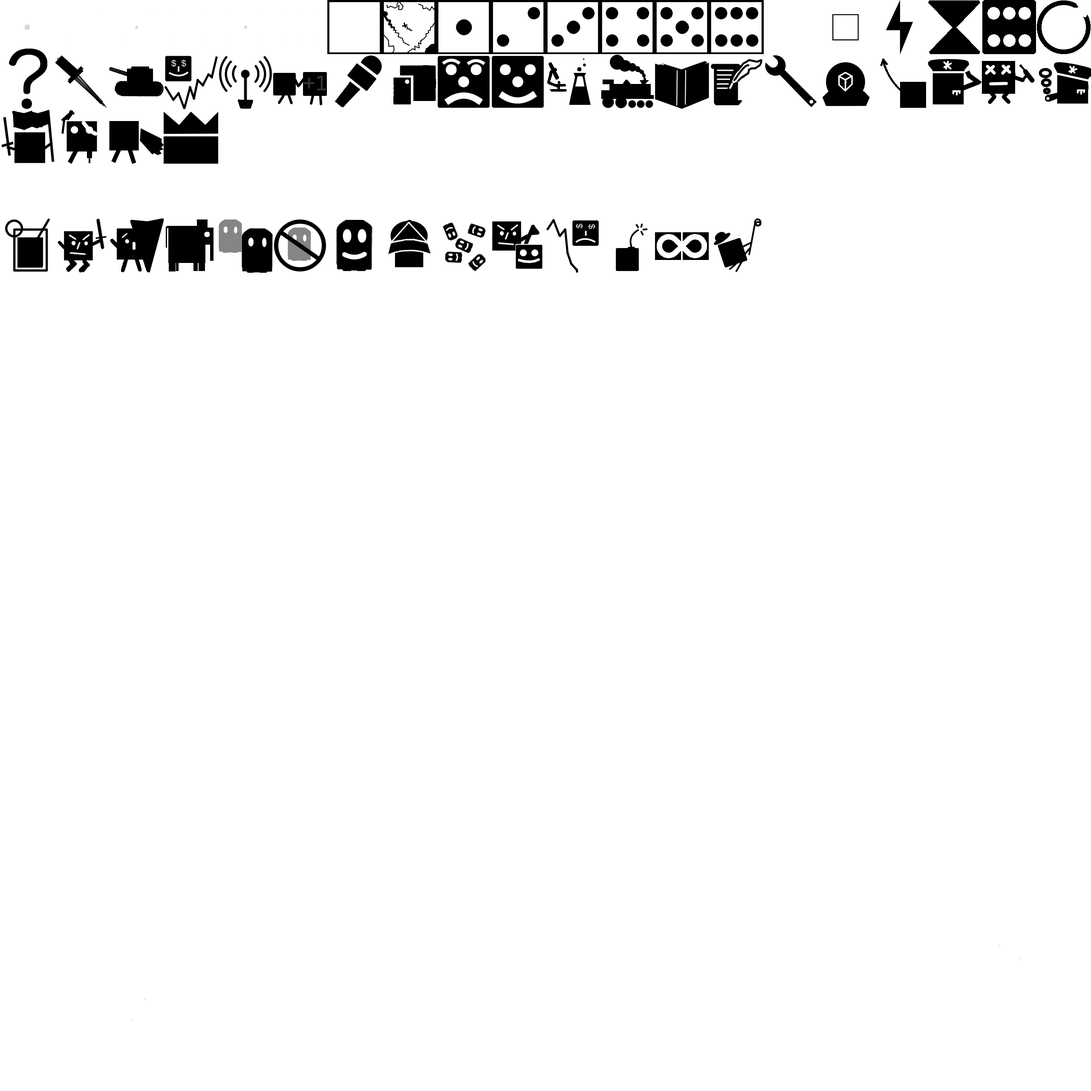
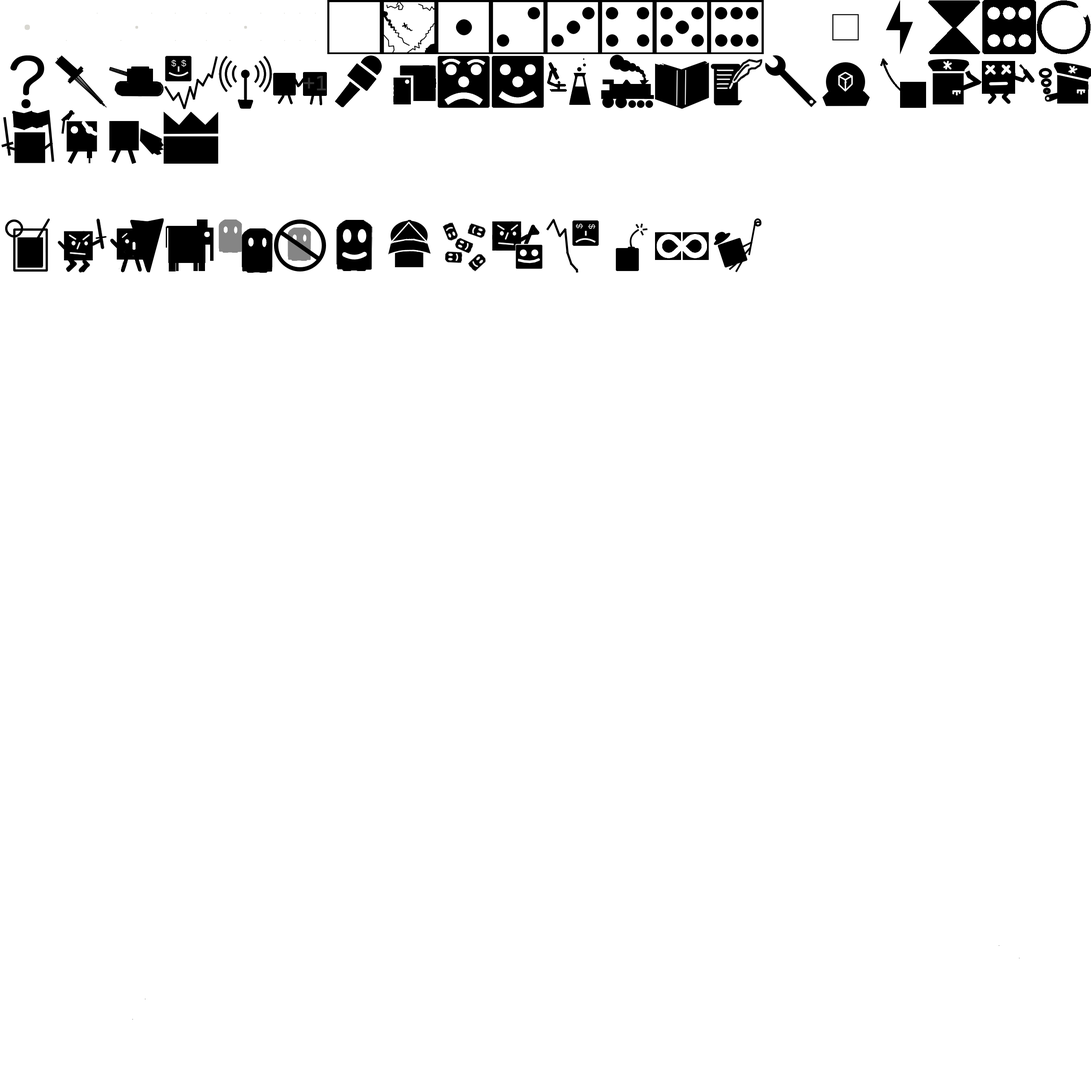
Layer changes from the first 1091 x 1091 image to the second:
painted on "Upgrades_Paint" over [8, 48, 48, 110]
